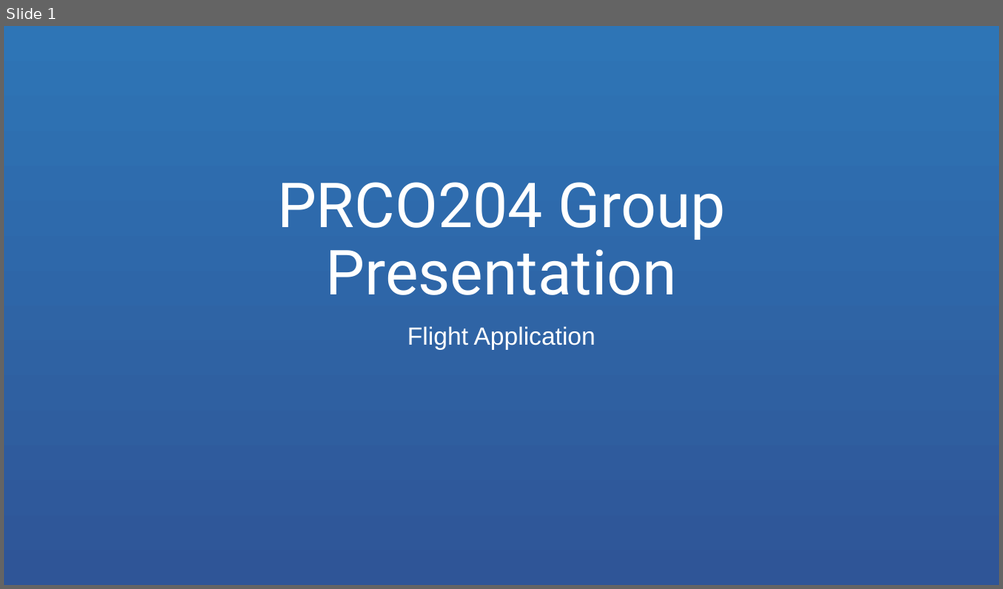
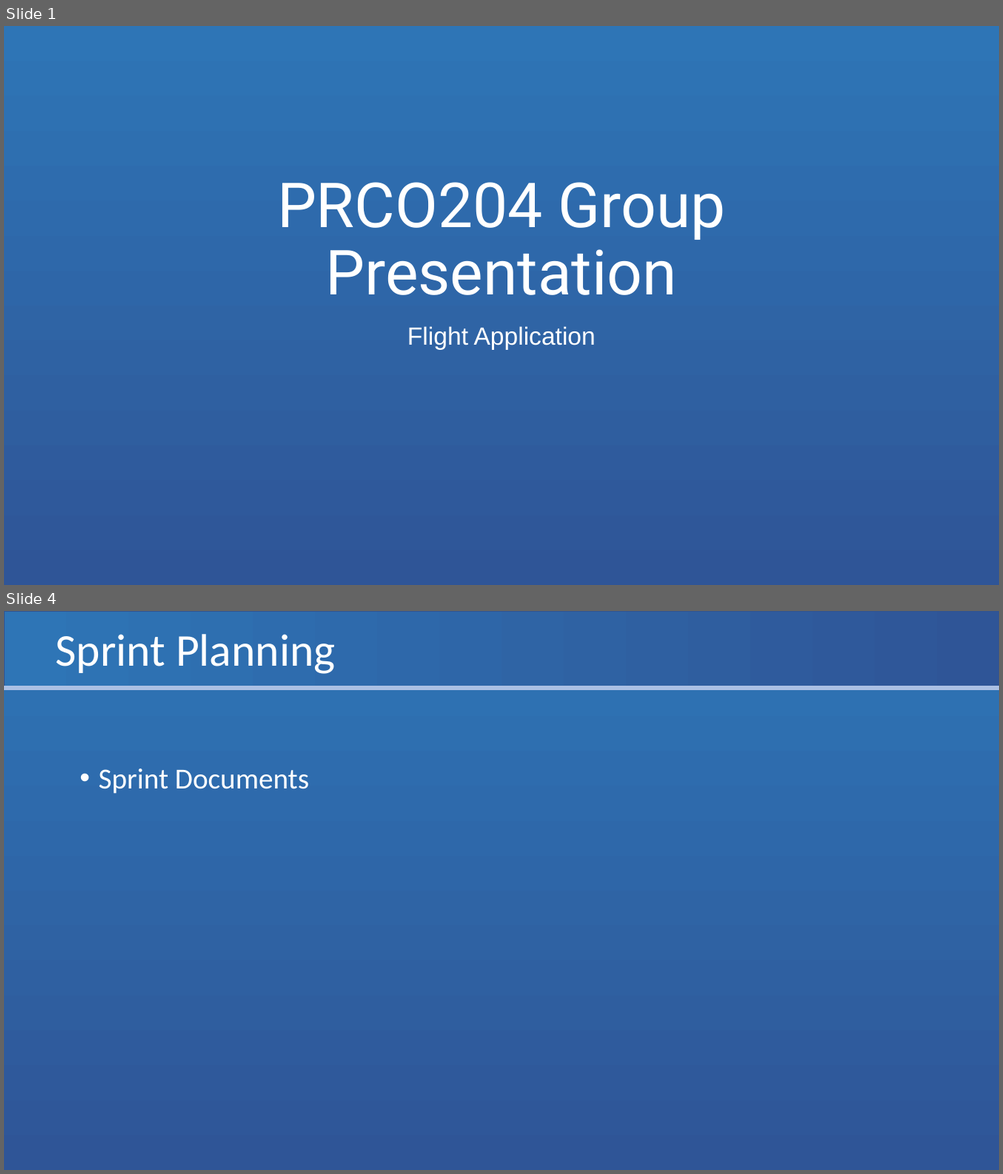
Before and after one commit to Eyo123/ISAD251REF, a slide deck: Documents/Presentations/PRCO204 Group Presentation 2.pptx. Shown one above the other, each under a label of ours: slide 1 before the commit, slides 1 and 4 after it; the slides between them are not shown. The pictures are 1003x589 and 1003x1174 pixels, drawn with LibreOffice and Linux fonts; fonts in the diff are those of the drawing. Boxes give left, top, right and bottom in pixels: in the first picture for what was removed or moved away, otherwise in the second. Text is boxed around its words. In the diff, an @@ line names an element or a change of style, - is before the commit and + after.

```diff
--- a/Documents/Presentations/PRCO204 Group Presentation 2.pptx
+++ b/Documents/Presentations/PRCO204 Group Presentation 2.pptx
@@ slide 4 added at bbox=[4, 611, 999, 1170], background gradient #2E75B6 to #2F5597 @@
@@ rectangle added at bbox=[4, 611, 999, 688], fill gradient #2E75B6 to #2F5597, outline #325491 1 pt @@
@@ title added at bbox=[56, 634, 335, 674], 44 pt, text #FFFFFF @@
+Sprint Planning
@@ line added from (4, 688) to (999, 688), #ABC0E4 4 pt @@
@@ text added at bbox=[99, 769, 309, 794], 28 pt, text #FFFFFF @@
+• Sprint Documents
```
Also in this commit, not shown: 2 slides changed, 2 other slides added, 4 slides removed.
